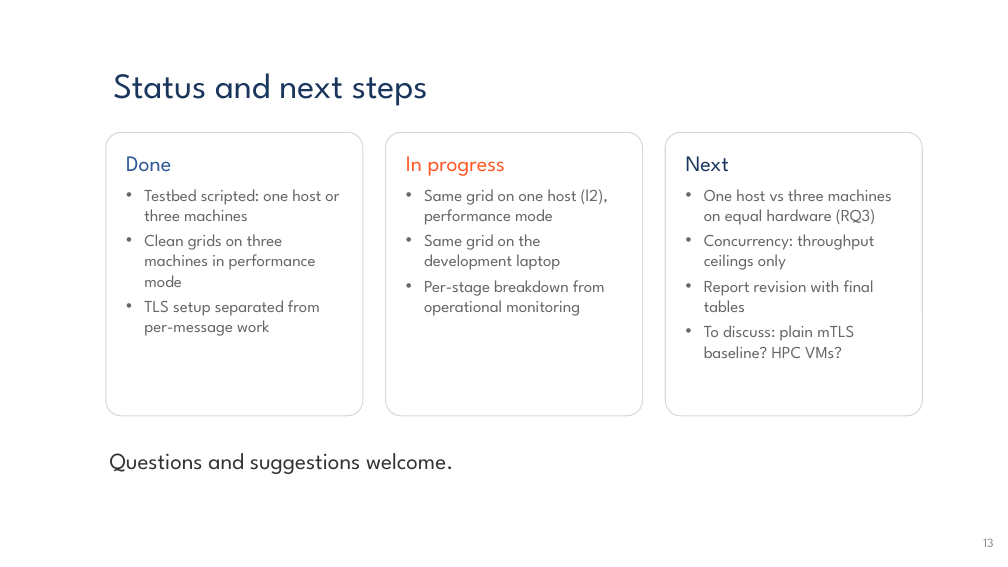
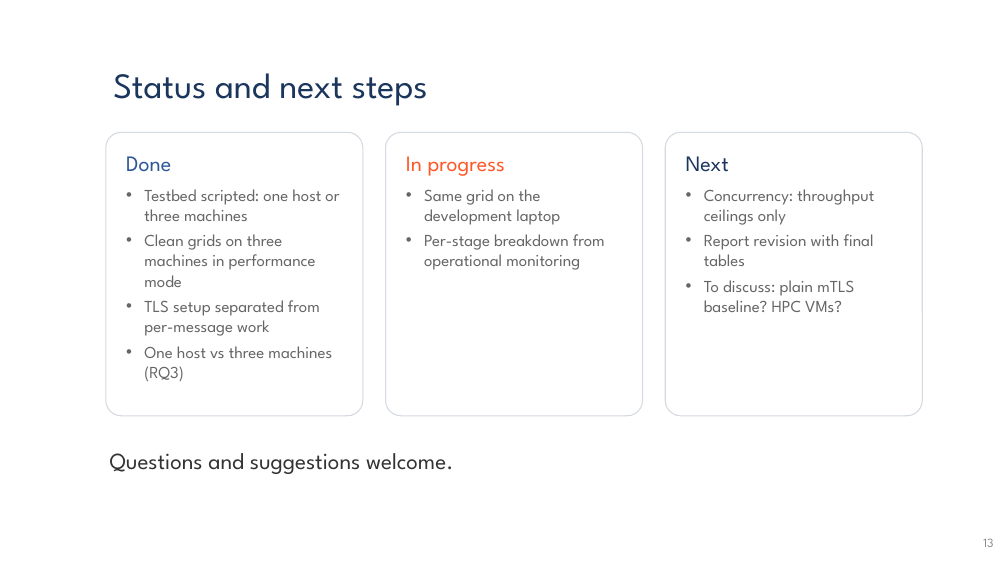
Before and after one commit to Krios39/study, a slide deck: slide 13 of 1_semester/distributed_systems_seminar/Research and initial Literature Review.pptx. Drawn at 1008x567 pixels with LibreOffice and Linux fonts; fonts in the diff are those of the drawing; background and template pictures are left out. Boxes give left, top, right and bottom in pixels: in the first picture for what was removed or moved away, otherwise in the second. Text is boxed around its words. In the diff, an @@ line names an element or a change of style, - is before the commit and + after.

Commit message:
update presentation

```diff
--- a/1_semester/distributed_systems_seminar/Research and initial Literature Review.pptx
+++ b/1_semester/distributed_systems_seminar/Research and initial Literature Review.pptx
@@ text at box(424, 189, 608, 225): paragraph removed @@
-• Same grid on one host (l2), performance mode
@@ text at box(704, 189, 892, 225): paragraph removed @@
-• One host vs three machines on equal hardware (RQ3)
@@ text at box(144, 346, 332, 381): paragraph added @@
+• One host vs three machines (RQ3)
```
Also in this commit, not shown: 4 other slides changed, 1 other file.
